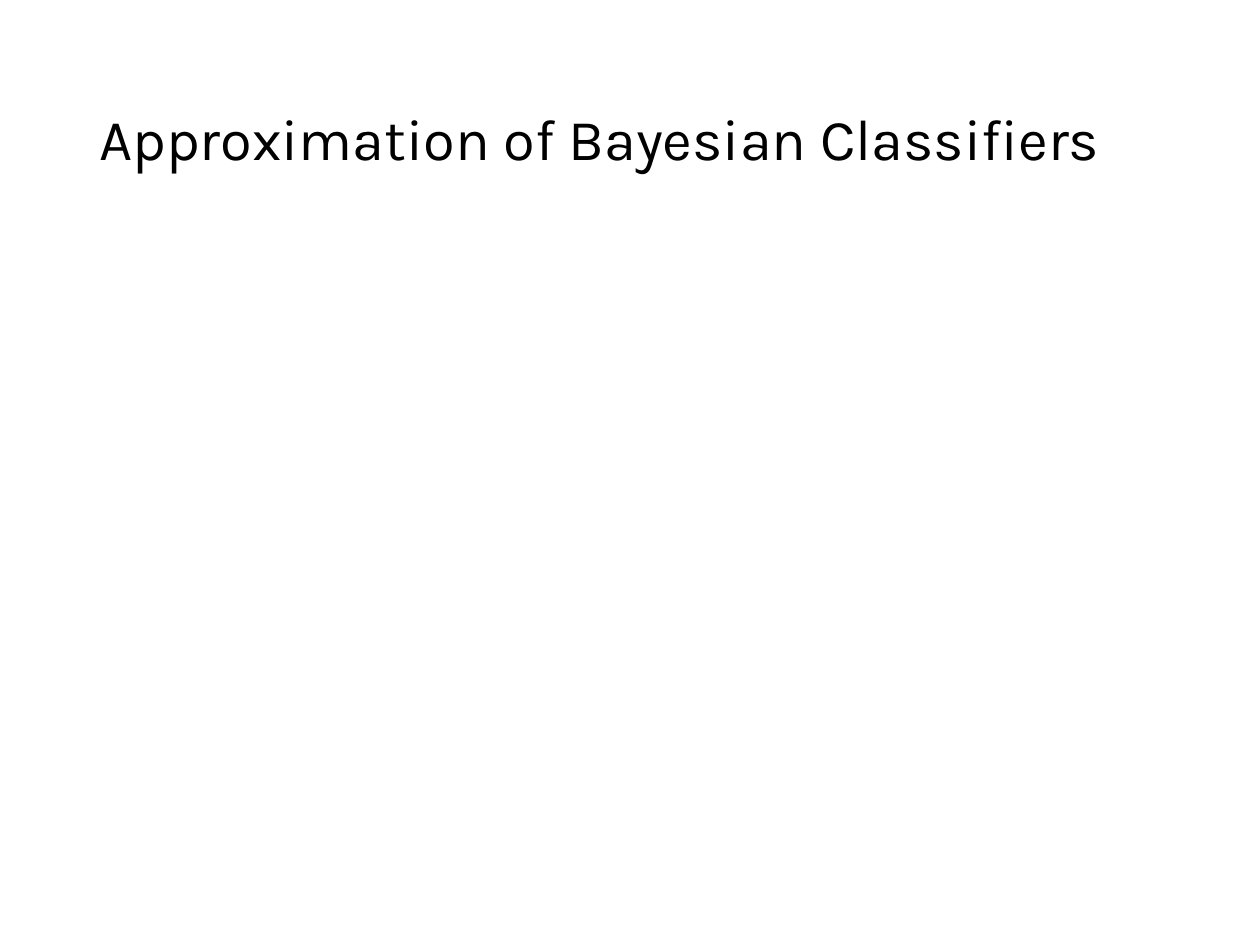
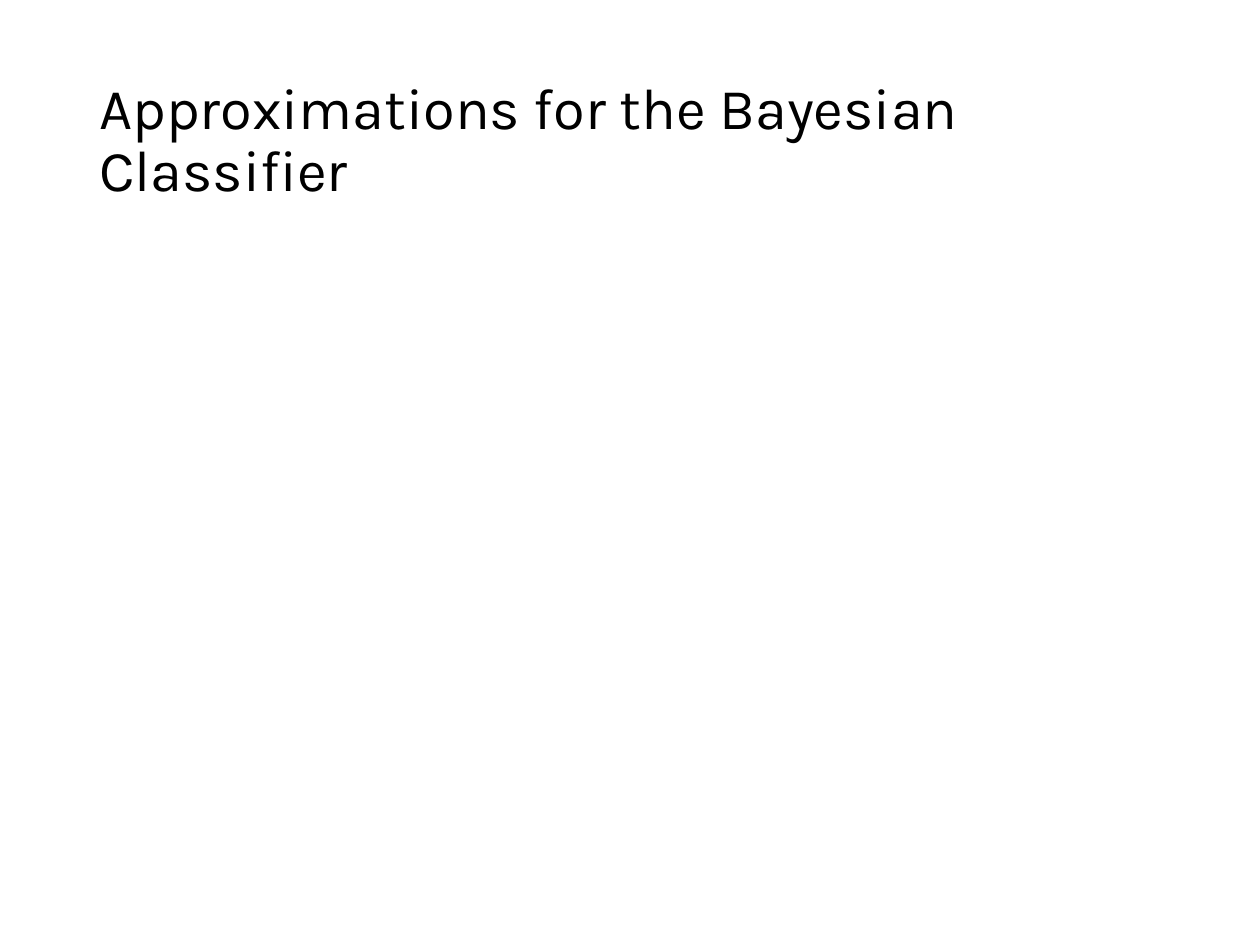
Before and after one commit to mhahsler/Introduction_to_Data_Mining_R_Examples, a slide deck: slide 22 of slides/chap4_alternative_classification.pptx. Drawn at 1260x945 pixels with LibreOffice and Linux fonts; fonts in the diff are those of the drawing; grey boxes stand for pictures. Boxes give left, top, right and bottom in pixels: in the first picture for what was removed or moved away, otherwise in the second. Text is boxed around its words. In the diff, an @@ line names an element or a change of style, - is before the commit and + after.

```diff
--- a/slides/chap4_alternative_classification.pptx
+++ b/slides/chap4_alternative_classification.pptx
@@ title at [99, 89, 957, 192]: text changed @@
-Approximation of Bayesian Classifiers
+Approximations for the Bayesian Classifier
```
Also in this commit, not shown: 1 other slide changed, 1 other file.
